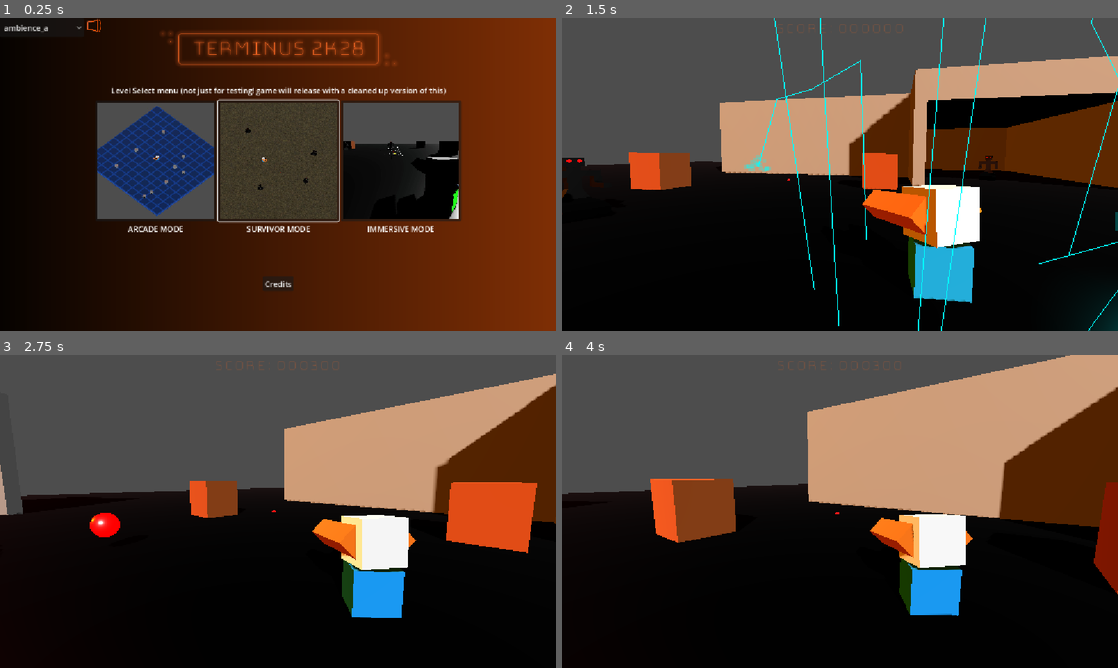
Above: before the commit, frames 1-4 (two rows, left to right).
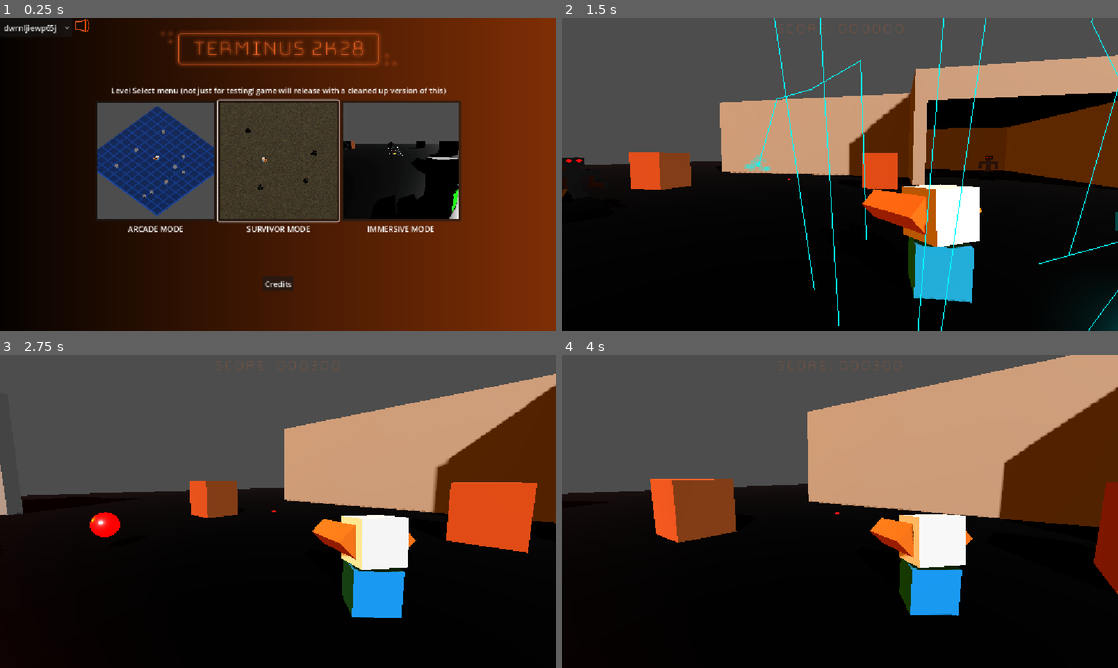
Above: after the commit, the same moments.

Repository: Gamkedo/terminus-2k28
Game: Godot game, scene res://level_menu.tscn
Two runs of this game, one before a commit and one after it. Both use one fixed random seed, a clock stepped at 60 frames per second and the inputs below.
Inputs (mouse positions are in pixels of both pictures, inside the frame that each line leads up to):
- Up to frame 1 (0.25 s): no input
- Up to frame 2 (1.5 s): click (962, 161) at 0.5 s; move the mouse to (867, 174) at 1.27 s; press the mouse at (867, 174) at 1.28 s; hold W (walk_up) from 1.28 s (still down)
- Up to frame 3 (2.75 s): keep holding W (walk_up); move the mouse to (250, 511) at 2.02 s; release the mouse at (250, 511) at 2.03 s; click (250, 511) at 2.1 s
- Up to frame 4 (4 s): keep holding W (walk_up); move the mouse to (851, 505) at 2.77 s; press the mouse at (851, 505) at 2.78 s; move the mouse to (834, 517) at 3.52 s; release the mouse at (834, 517) at 3.53 s; click (834, 517) at 3.6 s

The runs differ from the first frame. In frame 1, 0.2% of the frame differs, in the area x 0-19%, y 0-5%; in frame 2, 0.3%, in the area x 0-100%, y 0-98%; in frame 3, less than 0.1%; in frame 4, less than 0.1%.

Commit message:
basic loading screen
threaded loading for smoother scene switching with a loading screen.

Diff:
--- /dev/null
+++ b/Scenes - Levels/Level Loader/loading_screen.tscn
@@ -0,0 +1,6 @@
+[gd_scene format=3 uid="uid://ce54pu4cqm5ud"]
+
+[ext_resource type="Script" uid="uid://bl35px1my0qxp" path="res://Scripts/level loader/loading_screen.gd" id="1_icmt0"]
+
+[node name="LoadingScreen" type="CanvasLayer" unique_id=136384833]
+script = ExtResource("1_icmt0")
--- a/Scripts/audio_stream_manager.gd
+++ b/Scripts/audio_stream_manager.gd
@@ -33,9 +33,14 @@
 var descending_pitch_decrement := 0.05
 var descending_timer
 
+#var bg_music_tracks: Array[String] = [
+	#"res://Music/ambience_a.ogg",
+	#"res://Music/terminus1_vorbis.ogg"
+#]
+
 var bg_music_tracks: Array[String] = [
-	"res://Music/ambience_a.ogg",
-	"res://Music/terminus1_vorbis.ogg"
+	"uid://dwrnljiewp65j",
+	"uid://ckf2bo2btl6yy"
 ]
 var selected_background_music: String = bg_music_tracks[0]
 
--- /dev/null
+++ b/Scripts/level loader/loading_screen.gd
@@ -0,0 +1,48 @@
+class_name LoadingScreen extends CanvasLayer
+
+var scene_path: String
+var process_tick_count := 0
+
+# Called when the node enters the scene tree for the first time.
+func _ready() -> void:
+	if scene_path == "":
+		push_warning("Could not queue up scene %s" % scene_path)
+		return
+	ResourceLoader.load_threaded_request(scene_path)
+
+
+# Called every frame. 'delta' is the elapsed time since the previous frame.
+func _process(delta: float) -> void:
+	var status = ResourceLoader.load_threaded_get_status(scene_path)
+	print(status)
+	match status:
+		ResourceLoader.ThreadLoadStatus.THREAD_LOAD_INVALID_RESOURCE:
+			invalid_resource()
+		ResourceLoader.ThreadLoadStatus.THREAD_LOAD_FAILED:
+			failed()
+		ResourceLoader.ThreadLoadStatus.THREAD_LOAD_IN_PROGRESS:
+			in_progress()
+		ResourceLoader.ThreadLoadStatus.THREAD_LOAD_LOADED:
+			loaded()
+
+
+func invalid_resource() -> void:
+	push_error("Loading Screen ThreadLoad invalid resource: %" % scene_path)
+	queue_free()
+
+
+func failed() -> void:
+	push_error("Loading Screen ThreadLoad failed: %" % scene_path)
+	queue_free()
+
+
+func in_progress() -> void:
+	process_tick_count += 1
+	if process_tick_count % 600 == 0:
+		print("loading %s for %s process ticks" % [scene_path, process_tick_count])
+
+
+func loaded() -> void:
+	print(">>> loaded %s after %s process ticks" % [scene_path, process_tick_count])
+	var new_scene = ResourceLoader.load_threaded_get(scene_path).instantiate()
+	get_tree().change_scene_to_node(new_scene)
--- /dev/null
+++ b/Scripts/level loader/scene_changer.gd
@@ -0,0 +1,11 @@
+extends Node
+
+
+const loading_screen_uid: String = "uid://ce54pu4cqm5ud"
+var previous_scene_path: String = "uid://c7hc705w0hq2y" # default to level menu
+
+
+func change_scene(scene_path) -> void:
+	var loading_screen = load(loading_screen_uid).instantiate() as LoadingScreen
+	loading_screen.scene_path = scene_path
+	get_tree().change_scene_to_node(loading_screen)
--- a/Scripts/menus/level_select.gd
+++ b/Scripts/menus/level_select.gd
@@ -13,7 +13,8 @@
 	get_tree().change_scene_to_file("res://Scenes - Levels/areaSurvivor.tscn")
 
 func _on_area_c_pressed() -> void:
-	get_tree().change_scene_to_file("res://Scenes - Levels/areaImmersive.tscn")
+	#get_tree().change_scene_to_file("res://Scenes - Levels/areaImmersive.tscn")
+	SceneChanger.change_scene("res://Scenes - Levels/areaImmersive.tscn")
 
 func _on_credits_button_pressed() -> void:
 	get_node("Credits Panel").show()
--- a/project.godot
+++ b/project.godot
@@ -24,6 +24,7 @@
 GameGlobal="*uid://dq6dr03oqdbyp"
 AudioStreamManager="*uid://b1dm4u4xvtylv"
 GameLogger="*uid://dtl503p3q72rn"
+SceneChanger="*uid://805eboscf02o"
 
 [display]
 
Not shown, added: Scripts/level loader/loading_screen.gd.uid
Not shown, added: Scripts/level loader/scene_changer.gd.uid
Not shown, added: export_presets.cfg
